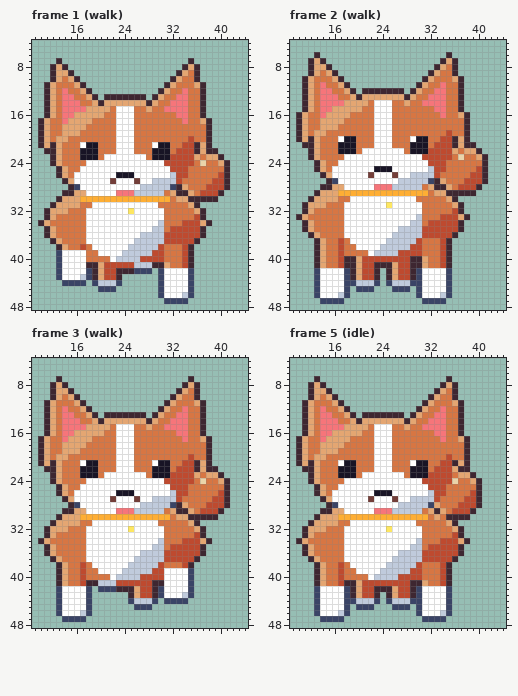
File history of a pixel-art file, art/minis/other-dog@88.aseprite. Above, as it was before the edit.
49x49 pixels, 8 frames. Shown: frame 1 (walk): x 9..44, y 4..48; frame 2 (walk): x 9..44, y 4..48; frame 3 (walk): x 9..44, y 4..48; frame 5 (idle): x 9..44, y 4..48. The commit also changed other frames, which this record leaves out.
After the commit:
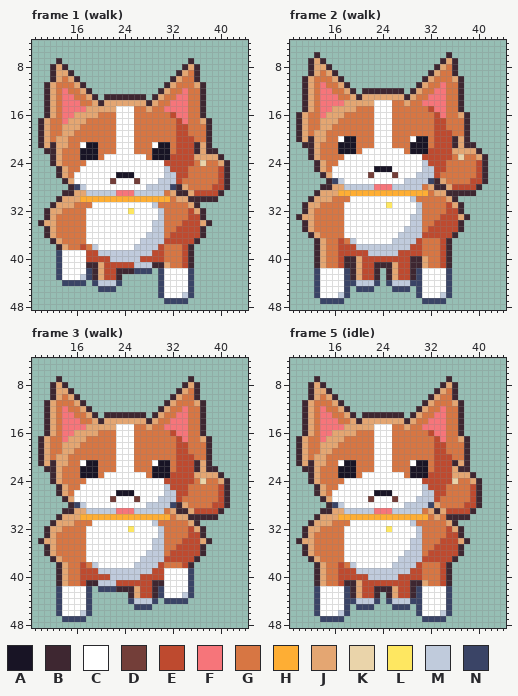
Palette (. is transparent): A #181425  B #3e2731  C #ffffff  D #733e39  E #be4a2f  F #f6757a  G #d77643  H #feae34  J #e4a672  K #ead4aa  L #fee761  M #c0cbdc  N #3a4466
Edits made:
Changed rows in their new state; - is an unchanged pixel.
Frame 1 (walk):
first column x 12:
15 ----------J------------------
16 --------G-----------E--------
17 ------G--------------E-------
18 -----G---------------EE------
19 ----G----------------EE------
20 ---------------------EE------
21 --J------------------E-------
23 -------------------------J---
25 -------------------M--------E
26 -------------------M---------
27 -----------------C---------G-
28 -----M---------C----------G--
29 ------MMMMM-------------E----
31 ----G------------M-----------
32 --G---------------M----E-----
33 ------------------M----E-----
34 J----------------M-----------
35 --------------------G--------
36 ---------------C---G---------
37 --------------C--------------
38 -------M-----C---------------
39 ------EEMMMM-----------------
40 ------EEEEM------------------
Frame 2 (walk):
first column x 12:
14 ----------J------------------
15 --------G-----------E--------
16 ------G--------------E-------
17 -----G---------------EE------
18 ----G----------------EE------
19 ---------------------EE------
20 --J------------------E-------
22 -------------------------J---
24 -------------------M--------E
25 -------------------M---------
26 -----------------C---------G-
27 -----M---------C----------G--
28 ------MMMMM-------------E----
30 ----G------------M-----------
31 --G---------------M----E-----
32 ------------------M----E-----
33 J----------------M-----------
34 --------------------G--------
35 ---------------C---G---------
36 --------------C--------------
37 -------M-----C---------------
38 ------EEMMMM-----------------
39 ------EEEEM------------------
Frame 3 (walk): the same change as frame 1 (walk)
Frame 5 (idle):
first column x 12:
15 ----------J-----------------
16 --------G-----------E-------
17 ------G--------------E------
18 -----G---------------EE-----
19 ----G----------------EE-----
20 ---------------------EE-----
21 --J------------------E------
23 ------------------------J---
25 -------------------M-------E
26 -------------------M--------
27 -----------------C--------G-
28 -----M---------C---------G--
29 ------MMMMM------------E----
31 ----G------------M----------
32 --G---------------M----E----
33 ------------------M----E----
34 J----------------M----------
35 --------------------G-------
36 ---------------C---G--------
37 --------------C-------------
38 -------M-----C--------------
39 ------EEMMMM----------------
40 ------EEEEM-----------------
